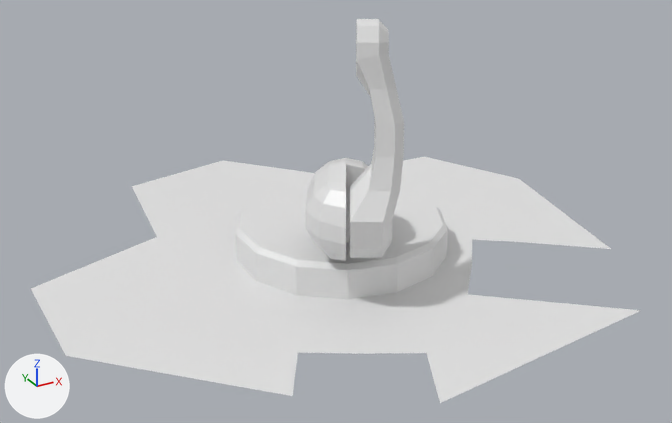
A saved change to the FBX model asset-creation/3D exports/robot.fbx.
Before and after are seen from a camera (50 mm lens) standing at (-1.76, -3.41, 1.9) and looking at (0.07, -0.08, 0.24). Every picture has the same lights, and +X, +Y and +Z are marked at lower left. Where no turn or scale is listed for an object, it has been applied to the vertices. Vertices at the same position are counted once.
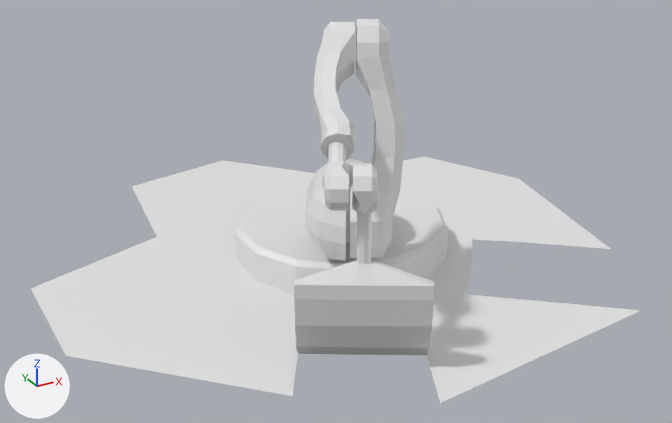
Where the newer file only moved an object's origin or applied its transform, the numbers keep the older frame.

Boxes [x1, y1, x2, y2] around the edits, measured in the pictures (672 x 423 px):
'Cube.006', reshaped (not visible before): after [294, 163, 434, 355]
'Cube.005', reshaped (not visible before): after [314, 22, 355, 211]

The change, as a diff of the scene's bpy script:
```diff
--- a/asset-creation/3D exports/robot.fbx.py
+++ b/asset-creation/3D exports/robot.fbx.py
@@ me_cube_029 @@
 # used by ob_cube_005; parent = ob_cube_004; location = (-10.31, -19.88, -35.45); rotation_euler = (0.412, 0.539, -0.483), in degrees (24, 31, -28); scale = (-0.00719, -0.00719, -0.00719)
-me_cube_029.from_pydata(...)  # 144 vertices, 142 faces; spans x 1.2..16.3, y -9.8..79.2, z -11.0..10.8
+me_cube_029.from_pydata(...)  # 144 vertices, 142 faces; spans x 4436.8..7277.9, y -10555.2..-7308.9, z -6226.0..2604.4
+# me_cube_029 part 2: 144 vertices added at x 4436.8..7277.9, y -10555.2..-7308.9, z -6226.0..2604.4
 me_cube_029.materials.append(mat_robot)
@@ me_cube_030 @@
 # used by ob_cube_006; location = (-0.086, -0.451, 0.351)
-me_cube_030.from_pydata(...)  # 112 vertices, 110 faces; spans x -0.00031..0.00604, y -0.00102..0.00714, z -0.00083..0.00074
+me_cube_030.from_pydata(...)  # 112 vertices, 110 faces; spans x -0.42522..0.07303, y -0.63109..-0.25574, z -0.3556..0.43544
+# me_cube_030 part 1: 112 vertices added at x -0.42522..0.07303, y -0.63109..-0.25574, z -0.3556..0.43544
 me_cube_030.materials.append(mat_robot)
```
